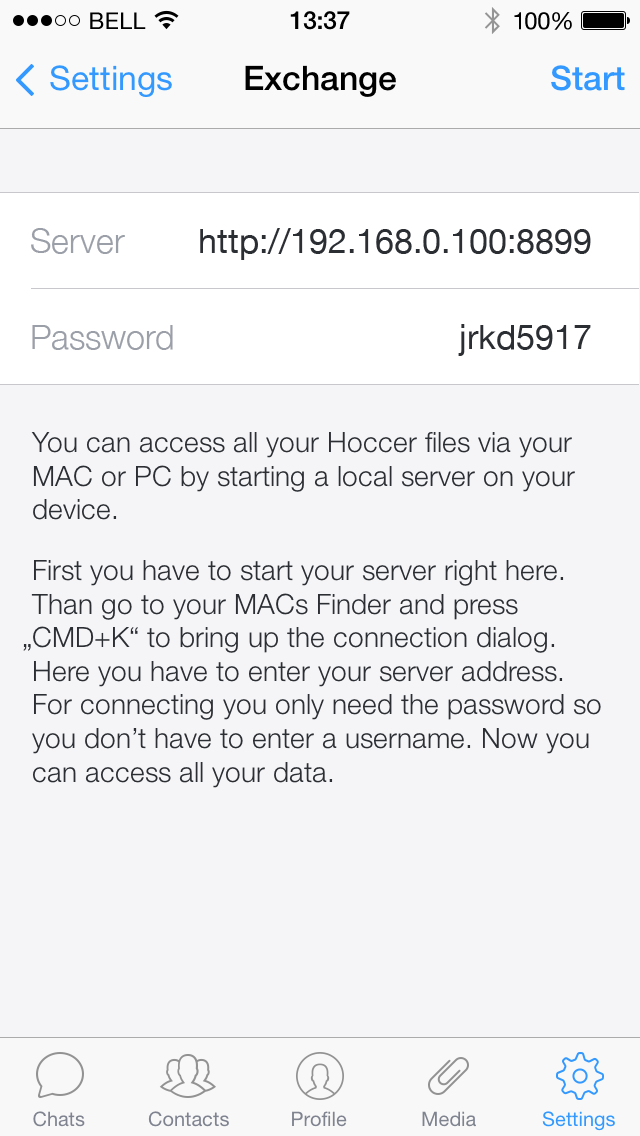
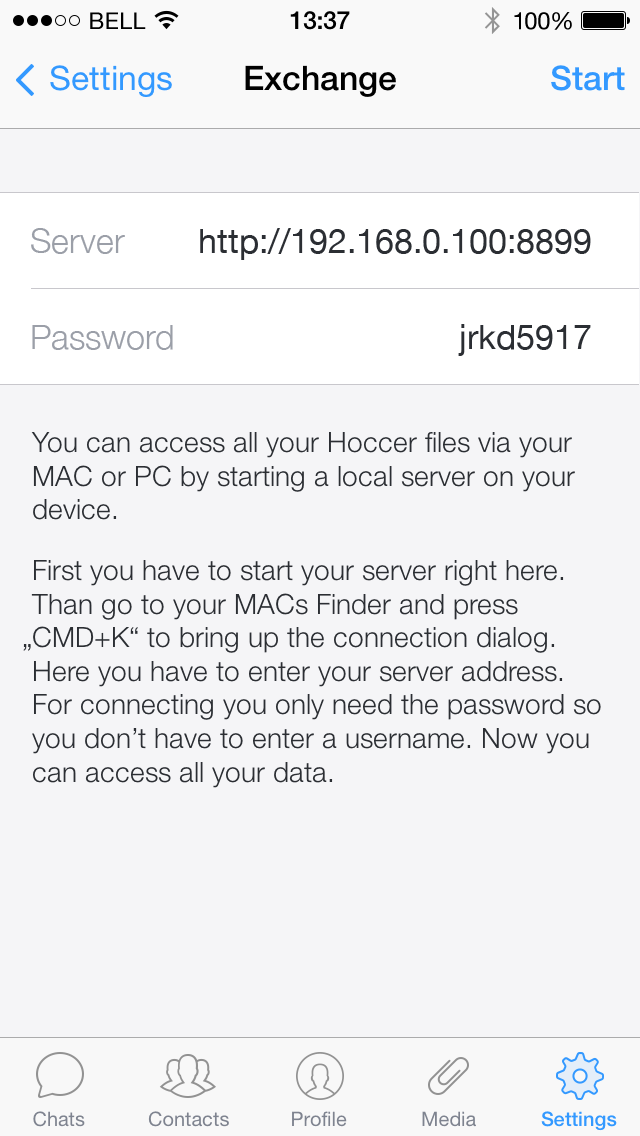
Layer changes from the first 640×1136 image to the second:
painted on "tab-bar" over [541, 1052, 617, 1131]
